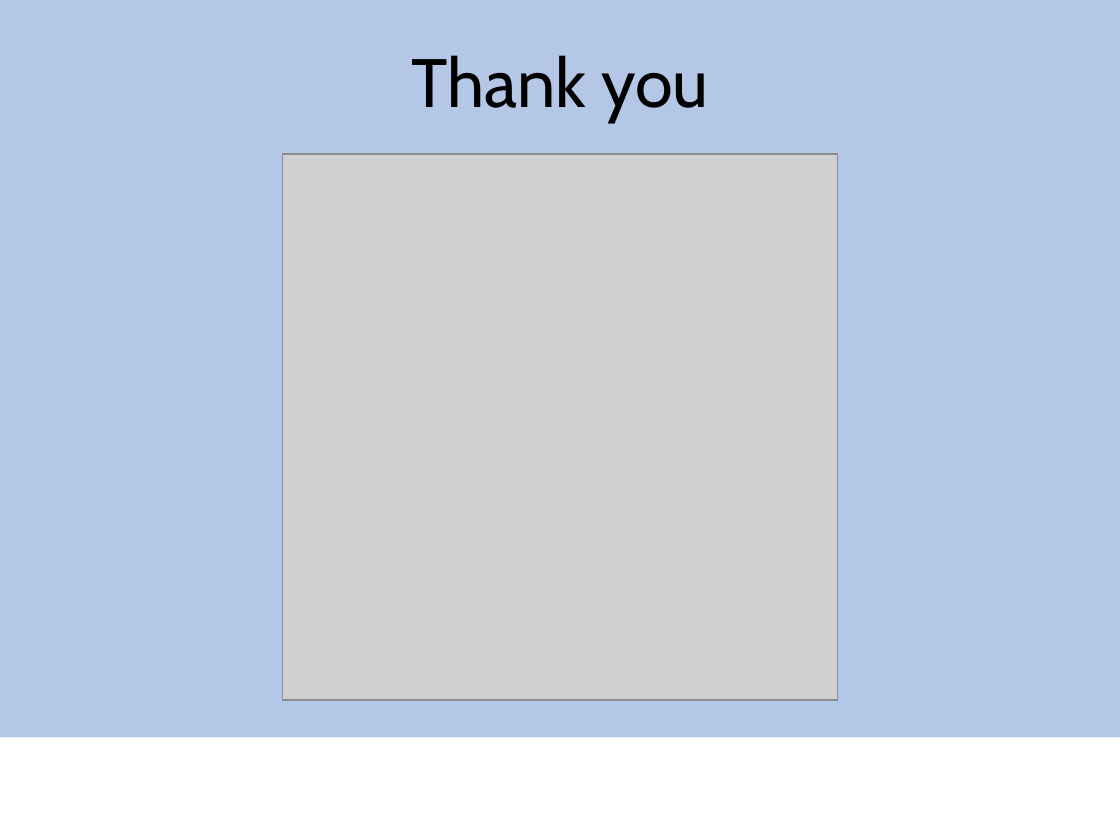
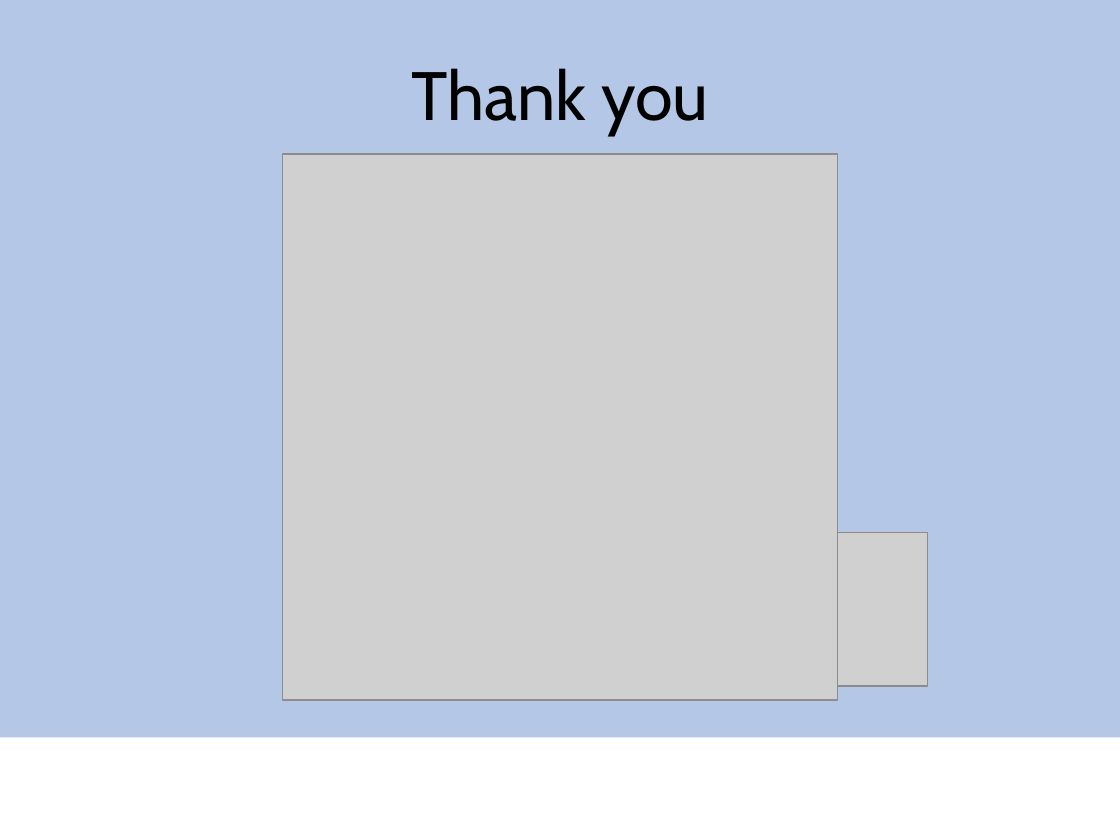
Before and after one commit to mec391/pulseox, a slide deck: slide 26 of capstone.pptx (slide 16 before the commit). Drawn at 1120x840 pixels with LibreOffice and Linux fonts; fonts in the diff are those of the drawing; grey boxes stand for pictures; background and template pictures are left out. Boxes give left, top, right and bottom in pixels: in the first picture for what was removed or moved away, otherwise in the second. Text is boxed around its words. In the diff, an @@ line names an element or a change of style, - is before the commit and + after.

```diff
--- a/capstone.pptx
+++ b/capstone.pptx
@@ title "Thank you": place and size @@
-title "Thank you" at <box>411,55,708,123</box>
+title "Thank you" at <box>411,68,708,136</box>
@@ picture added at <box>748,533,927,687</box> @@
```
Also in this commit, not shown: 5 other slides changed, 11 slides added, 1 slide removed.
